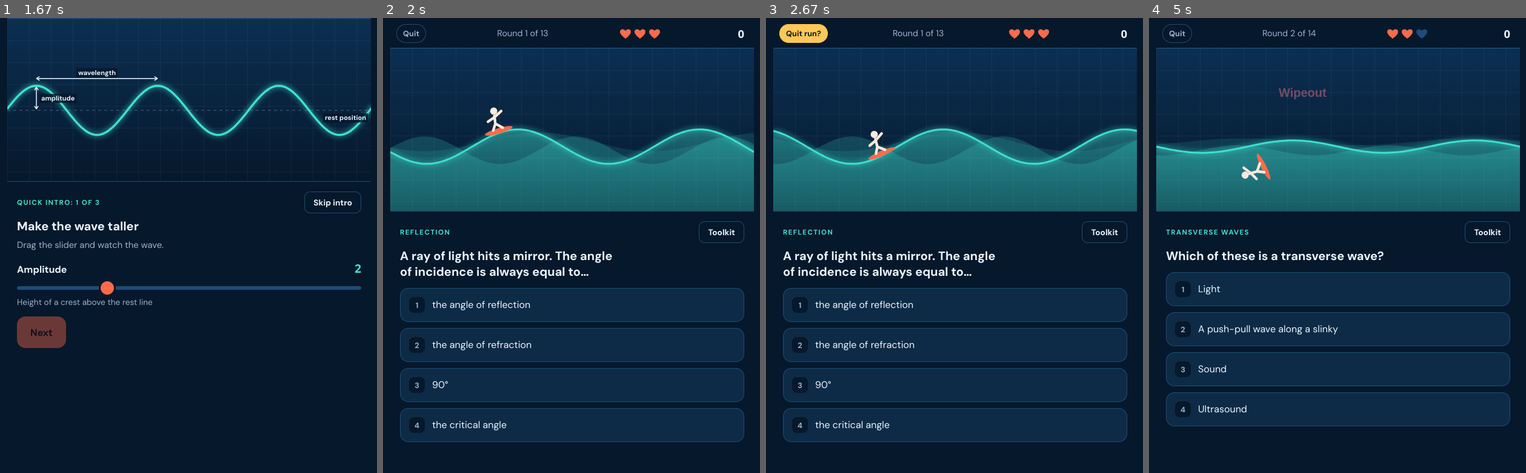
Above: before the commit, frames 1-4 (left to right).
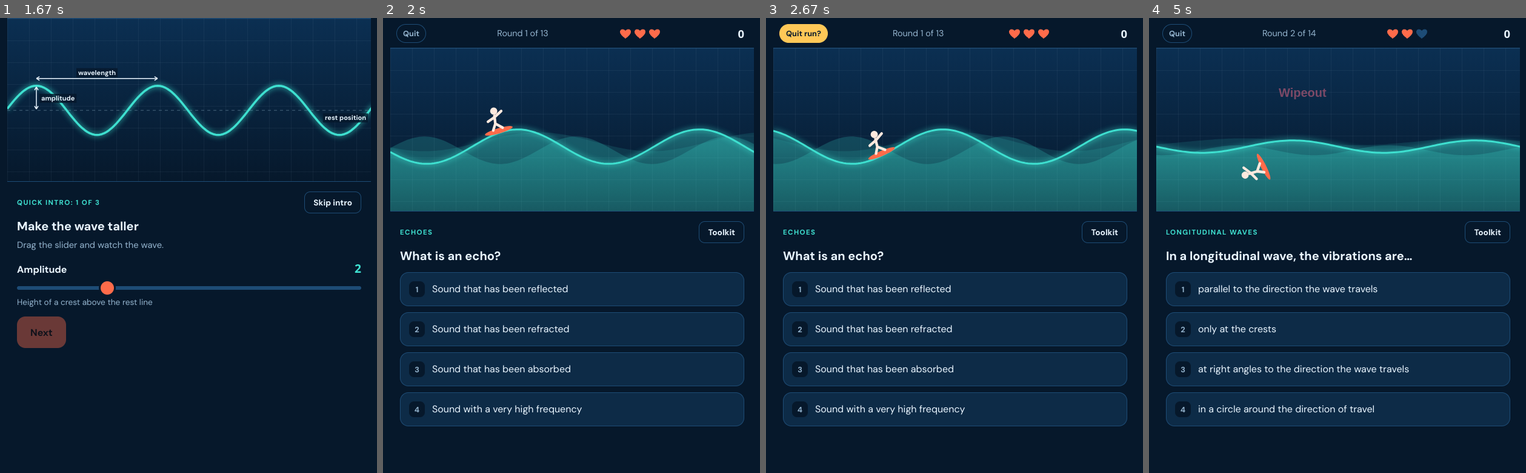
Above: after the commit, the same moments.

Repository: nmahlmeister-art/Physics-games
Game: browser game, page wave-rider/index.html
Two runs of this game, one before a commit and one after it. Both use one fixed random seed, a clock stepped at 60 frames per second and the inputs below.
Inputs (mouse positions are in pixels of both pictures, inside the frame that each line leads up to):
- Up to frame 1 (1.67 s): click (188, 99) at 0.27 s; click "Light and sound Reflection, r…" at 1.27 s; tap Enter at 1.52 s
- Up to frame 2 (2 s): click "Skip intro" at 1.77 s
- Up to frame 3 (2.67 s): click "Quit" at 2.02 s
- Up to frame 4 (5 s): click "Quit run?" at 2.77 s; click "Mixed A bit of everything" at 3.52 s; click (1337, 322) at 4.27 s; type "6" at 4.27 s; tap Enter at 4.3 s; click "Next" at 4.77 s

Frame 1 is identical in both runs. In frame 2, 17% of the frame differs, in the area x 4-96%, y 46-94%; in frame 3, 17%; in frame 4, 2.1%.

Commit message:
Wave Rider: difficulty review, regrade 14 questions
Co-Authored-By: Claude Sonnet 5.5 <noreply@anthropic.com>
Claude-Session: https://claude.ai/code/session_01FzS3CRTKjWNW6Y4k9Xk714

Diff:
--- a/wave-rider/index.html
+++ b/wave-rider/index.html
@@ -195,7 +195,7 @@
 
 function genSpeed(){
   var f=rnd([2,4,5,10,20,50]),l=rnd([0.5,1,2,3,4,5]),v=f*l,a=fmt(v)+' m/s';
-  return {tier:3,tag:'Wave speed',
+  return {tier:2,tag:'Wave speed',
     q:'A wave has a frequency of '+f+' Hz and a wavelength of '+fmt(l)+' m. What is its speed?',
     hint:'Hint: wave speed (m/s) = frequency (Hz) × wavelength (m)',
     a:a,w:wrongs(a,[f/l,l/f,f+l,2*v,v/2,v+f],' m/s'),
@@ -456,7 +456,7 @@
     {id:'inc',label:'The incoming ray',ok:false,parts:[dL(+g.inx.toFixed(1),+g.iny.toFixed(1),160,160,'hit linepart')]},
     {id:'ref',label:'The outgoing ray',ok:false,parts:[dL(160,160,+g.ox.toFixed(1),+g.oy.toFixed(1),'hit linepart')]}
   ];
-  return {type:'label',tier:1,tag:'The normal',
+  return {type:'label',tier:2,tag:'The normal',
     q:'A ray of light reflects from a mirror. Tap the normal.',
     a:'The dashed line at right angles to the mirror',
     diagram:{vb:[320,196],shapes:s,spots:spots},
@@ -608,7 +608,7 @@
  {tier:2,tag:'Speed of EM waves',q:'How does the speed of radio waves compare with the speed of gamma rays in a vacuum?',a:'They are the same',
   w:['Radio waves are faster','Gamma rays are faster','It depends on the amplitude'],
   e:'All electromagnetic waves travel at the same speed in a vacuum: about 300 000 000 m/s.'},
- {tier:3,tag:'Refraction',q:'Why does a light ray bend when it passes from air into glass at an angle?',a:'Its speed changes',
+ {tier:2,tag:'Refraction',q:'Why does a light ray bend when it passes from air into glass at an angle?',a:'Its speed changes',
   w:['Its frequency changes','Its colour changes','Its amplitude doubles'],
   e:'Light slows down in glass, so it bends towards the normal. The frequency stays the same, so the wavelength gets shorter.'},
  {tier:3,tag:'EM spectrum order',q:'Which list puts the electromagnetic spectrum in order, from longest to shortest wavelength?',a:'Radio, microwave, infrared, visible, ultraviolet, X-ray, gamma',
@@ -620,7 +620,7 @@
  {tier:2,tag:'Uses of EM waves',q:'Which electromagnetic waves are used for cooking food and for satellite communication?',a:'Microwaves',
   w:['X-rays','Ultraviolet','Gamma rays'],
   e:'Microwaves are absorbed by water in food, which heats it. They also pass through the atmosphere to reach satellites.'},
- {tier:2,tag:'Uses of EM waves',q:'Which electromagnetic waves are used to produce images of broken bones?',a:'X-rays',
+ {tier:1,tag:'Uses of EM waves',q:'Which electromagnetic waves are used to produce images of broken bones?',a:'X-rays',
   w:['Infrared','Radio waves','Microwaves'],
   e:'X-rays pass through soft tissue but are absorbed by dense bone. They are ionising, so exposure is kept as low as possible.'},
  {tier:2,tag:'Uses of EM waves',q:'Which electromagnetic waves are used to sterilise medical equipment and to treat cancer?',a:'Gamma rays',
@@ -662,7 +662,7 @@
  {tier:3,tag:'Critical angle',q:'At the critical angle, the refracted ray…',a:'travels along the boundary',
   w:['travels along the normal','is reflected back along the normal','disappears completely'],
   e:'At exactly the critical angle the angle of refraction is 90°. Beyond it, total internal reflection happens.'},
- {tier:3,make:genSpeed},
+ {tier:2,make:genSpeed},
  {tier:3,make:genFreq},
  {tier:3,make:genWavelength},
  {tier:3,make:genEcho},
@@ -677,7 +677,7 @@
  {tier:1,tag:'EM spectrum',q:'Do electromagnetic waves need a material to travel through?',a:'No, they can travel through a vacuum',
   w:['Yes, they need air','Yes, they need a solid','Only visible light can travel through a vacuum'],
   e:'Electromagnetic waves can cross empty space. That is how light and heat reach us from the Sun.'},
- {tier:2,tag:'EM spectrum',q:'What do all electromagnetic waves transfer from place to place?',a:'Energy',
+ {tier:1,tag:'EM spectrum',q:'What do all electromagnetic waves transfer from place to place?',a:'Energy',
   w:['Matter','Air particles','Electric charge'],
   e:'Waves transfer energy, not matter. Electromagnetic waves carry energy from the Sun to the Earth through the vacuum of space.'},
  {tier:3,tag:'Hazards of EM waves',q:'Why are gamma rays more dangerous to living cells than radio waves?',a:'They have a higher frequency, so they carry more energy',
@@ -704,7 +704,7 @@
  {tier:3,tag:'Total internal reflection',q:'The critical angle of glass is 42°. In which case will a ray in the glass be totally internally reflected at the glass–air boundary?',a:'Angle of incidence 60°',
   w:['Angle of incidence 20°','Angle of incidence 30°','Angle of incidence 40°'],
   e:'Total internal reflection needs an angle of incidence bigger than the critical angle (42°). Only 60° is bigger, so only that ray is totally reflected.'},
- {tier:2,tag:'Refraction',q:'Light passes from air into glass. What happens to its wavelength and its frequency?',a:'The wavelength decreases and the frequency stays the same',
+ {tier:3,tag:'Refraction',q:'Light passes from air into glass. What happens to its wavelength and its frequency?',a:'The wavelength decreases and the frequency stays the same',
   w:['Both decrease','The frequency decreases and the wavelength stays the same','Both stay the same'],
   e:'The frequency is set by the source and never changes. The speed drops in glass, and since v = f × λ with f fixed, the wavelength must decrease too.'},
  {tier:3,make:genEM},
@@ -742,8 +742,8 @@
  mkFill(2,'Compressions','In a longitudinal wave, the places where the particles are spread out are called ___.',['rarefactions','rarefaction'],['compressions','compression'],'rarefactions','In a rarefaction the particles are spread out. Where they are squashed together it is a compression.'),
  mkFill(2,'Wave equation','Wave speed = frequency × ___.',['wavelength'],['period','amplitude'],'wavelength','Wave speed (m/s) = frequency (Hz) × wavelength (m).'),
  mkFill(2,'Period and frequency','Frequency = 1 ÷ ___.',['period','time period'],['wavelength','amplitude'],'period','Frequency = 1 ÷ period. A period of 0.5 s means 2 waves per second, so the frequency is 2 Hz.'),
- mkFill(1,'Uses of EM waves','TV remote controls use ___ radiation.',['infrared','infra-red','infra red'],['ultraviolet','microwaves'],'infrared','TV remote controls send signals using infrared. Infrared is also what you feel as heat from a fire.'),
- mkFill(1,'Uses of EM waves','___ are used to cook food quickly.',['microwaves','microwave'],['radio waves','infrared'],'microwaves','Microwaves are absorbed by water in food, which heats it up quickly. They are also used for satellite communication.'),
+ mkFill(2,'Uses of EM waves','TV remote controls use ___ radiation.',['infrared','infra-red','infra red'],['ultraviolet','microwaves'],'infrared','TV remote controls send signals using infrared. Infrared is also what you feel as heat from a fire.'),
+ mkFill(2,'Uses of EM waves','___ are used to cook food quickly.',['microwaves','microwave'],['radio waves','infrared'],'microwaves','Microwaves are absorbed by water in food, which heats it up quickly. They are also used for satellite communication.'),
  mkFill(1,'Uses of EM waves','___ are used to take images of broken bones.',['x-rays','x-ray','xrays','xray','x rays'],['gamma','gamma rays','radio waves'],'X-rays','X-rays pass through soft tissue but are absorbed by bone, so bones show up on the image.'),
  mkFill(2,'Hazards of EM waves','Too much ___ light from the Sun can cause skin cancer.',['ultraviolet','uv','ultra violet'],['infrared'],'ultraviolet (UV)','Ultraviolet light can damage skin cells and cause skin cancer, and it can also damage eyes. This is why we use sun cream.'),
  mkFill(1,'EM spectrum','The part of the electromagnetic spectrum with the shortest wavelength is ___ rays.',['gamma','gamma rays'],['x','radio'],'gamma','Gamma rays have the shortest wavelength and the highest frequency of all the electromagnetic waves.'),
@@ -755,12 +755,12 @@
  mkFill(1,'Echoes','A sound wave that bounces off a wall and comes back to you is called an ___.',['echo','echoes'],[],'echo','An echo is sound that has been reflected from a surface, such as a wall or cliff.'),
  mkFill(1,'Ultrasound','Sound with a frequency too high for humans to hear is called ___.',['ultrasound','ultra sound','ultrasonic'],['infrasound'],'ultrasound','Ultrasound has a frequency above 20 000 Hz, which is above the range of human hearing.'),
  mkFill(2,'The normal','The line drawn at right angles to a mirror is called the ___.',['normal'],['tangent'],'normal','The normal is a line at right angles (90°) to the surface. Angles of incidence and reflection are measured from it.'),
- mkFill(1,'Pitch','The pitch of a sound depends on its ___.',['frequency'],['amplitude','loudness'],'frequency','A higher frequency gives a higher pitch.'),
- mkFill(1,'Loudness','The loudness of a sound depends on its ___.',['amplitude'],['frequency','pitch'],'amplitude','A bigger amplitude gives a louder sound.'),
+ mkFill(2,'Pitch','The pitch of a sound depends on its ___.',['frequency'],['amplitude','loudness'],'frequency','A higher frequency gives a higher pitch.'),
+ mkFill(2,'Loudness','The loudness of a sound depends on its ___.',['amplitude'],['frequency','pitch'],'amplitude','A bigger amplitude gives a louder sound.'),
  mkFill(2,'Sound in space','Sound cannot travel through a ___, because there are no particles to vibrate.',['vacuum','space','empty space'],['air'],'vacuum','Sound is carried by vibrating particles, so it cannot travel through a vacuum (empty space).'),
  mkFill(2,'Reflection','The angle of incidence is equal to the angle of ___.',['reflection'],['refraction'],'reflection','For reflection from a flat surface, the angle of incidence always equals the angle of reflection.'),
  mkFill(2,'Hearing range','The range of human hearing is from 20 Hz to ___ Hz.',['20000','20 000','20,000','twenty thousand'],[],'20 000','Humans can hear sounds from about 20 Hz to 20 000 Hz. Higher than that is ultrasound.'),
- mkFill(3,'Total internal reflection','Light travels along an optical fibre by total internal ___.',['reflection'],['refraction'],'reflection','Light hits the inside wall of the fibre at more than the critical angle, so it is totally reflected back in and stays inside.'),
+ mkFill(2,'Total internal reflection','Light travels along an optical fibre by total internal ___.',['reflection'],['refraction'],'reflection','Light hits the inside wall of the fibre at more than the critical angle, so it is totally reflected back in and stays inside.'),
  // sort into groups
  {tier:2,make:mkSort({tier:2,tag:'Transverse waves',q:'Sort each wave: transverse or longitudinal?',buckets:['Transverse','Longitudinal'],
    A:['Light waves','Waves on a rope','Ripples on water','Radio waves','X-rays','Microwaves'],B:['Sound waves','Ultrasound','Sound in water','A slinky spring pushed and pulled along its length'],
@@ -777,7 +777,7 @@
  {tier:2,make:mkSort({tier:2,tag:'Reflection',q:'Sort each example: reflection or refraction?',buckets:['Reflection','Refraction'],
    A:['Seeing your face in a mirror','An echo from a cliff','Light bouncing off a shiny spoon','Sound bouncing off a ha …(197 unchanged characters)…
    e:'Reflection is a wave bouncing off a surface, like a mirror, a wall or a cliff. Refraction is a wave changing direction as it enters a different material, because its speed changes.'})},
- {tier:3,make:mkSort({tier:3,n:3,tag:'Hearing range',q:'Could a human hear a sound with this frequency?',buckets:['Can hear it','Cannot hear it'],
+ {tier:2,make:mkSort({tier:2,n:3,tag:'Hearing range',q:'Could a human hear a sound with this frequency?',buckets:['Can hear it','Cannot hear it'],
    A:['100 Hz','440 Hz','2 000 Hz','10 000 Hz','15 000 Hz'],B:['5 Hz','10 Hz','25 000 Hz','50 000 Hz','100 000 Hz'],
    e:'Humans can hear frequencies from about 20 Hz to 20 000 Hz. Frequencies below 20 Hz are too low to hear, and frequencies above 20 000 Hz (ultrasound) are too high.'})},
  {tier:2,make:mkSort({tier:2,tag:'Frequency units',q:'Which unit goes with each quantity?',buckets:['Hertz (Hz)','Metres (m)'],
@@ -786,7 +786,7 @@
  // tap to label
  {tier:1,make:function(){return genLabelWave('crest');}},
  {tier:1,make:function(){return genLabelWave('trough');}},
- {tier:1,make:genLabelNormal},
+ {tier:2,make:genLabelNormal},
  {tier:2,make:function(){return genLabelArrows('amplitude');}},
  {tier:2,make:function(){return genLabelArrows('wavelength');}},
  {tier:2,make:function(){return genLabelLong('compression');}},
